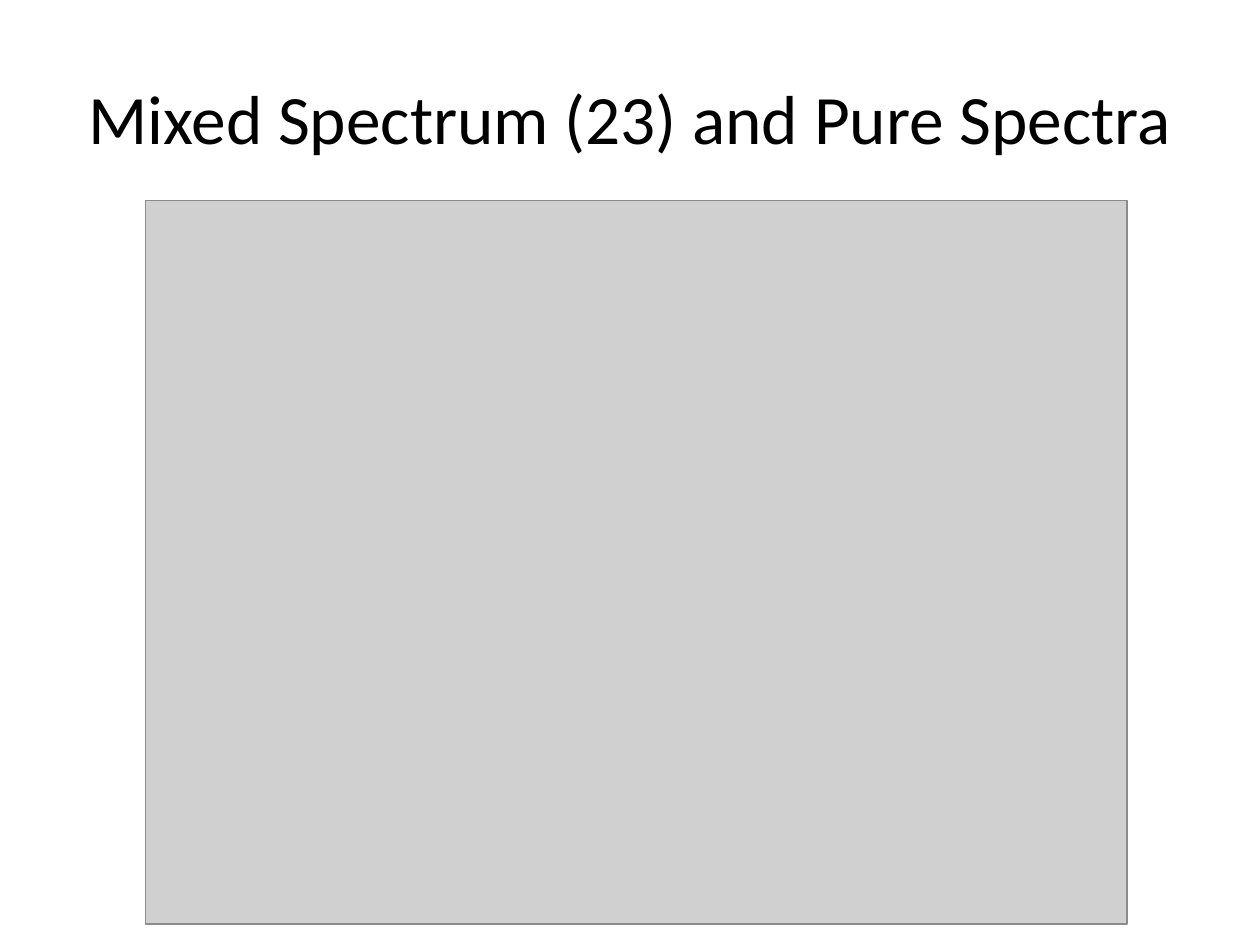
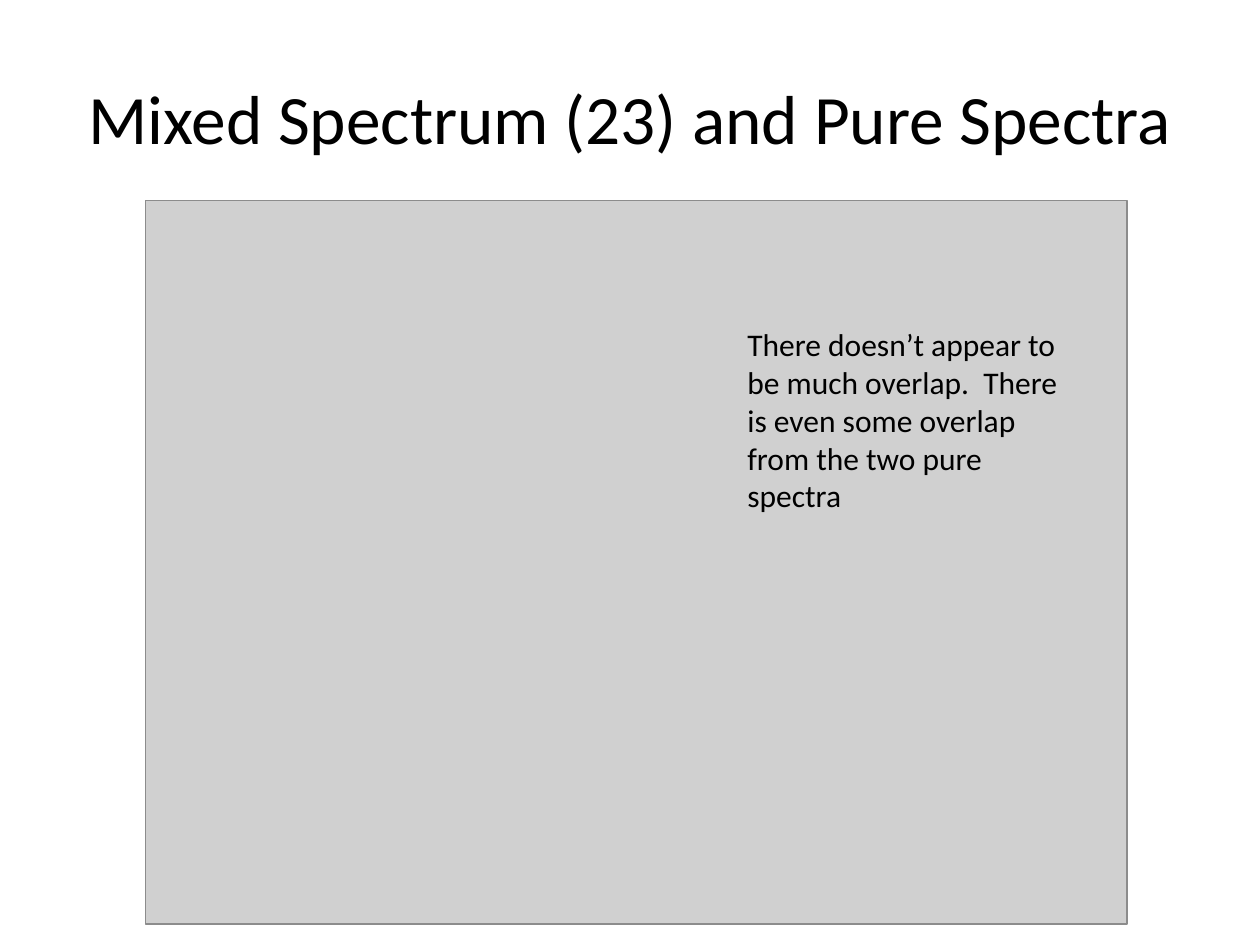
Before and after one commit to dsgray/Springboard, a slide deck: slide 4 of micromass/20190611 Spectra from Bacteria Strains.pptx. Drawn at 1260x945 pixels with LibreOffice and Linux fonts; fonts in the diff are those of the drawing; grey boxes stand for pictures. Boxes give left, top, right and bottom in pixels: in the first picture for what was removed or moved away, otherwise in the second. Text is boxed around its words. In the diff, an @@ line names an element or a change of style, - is before the commit and + after.

```diff
--- a/micromass/20190611 Spectra from Bacteria Strains.pptx
+++ b/micromass/20190611 Spectra from Bacteria Strains.pptx
@@ text added at bbox=[747, 334, 1057, 512], 18 pt, text #000000 @@
+There doesn’t appear to be much overlap. There is even some overlap from the two pure spectra
```
Also in this commit, not shown: 3 other slides changed.
